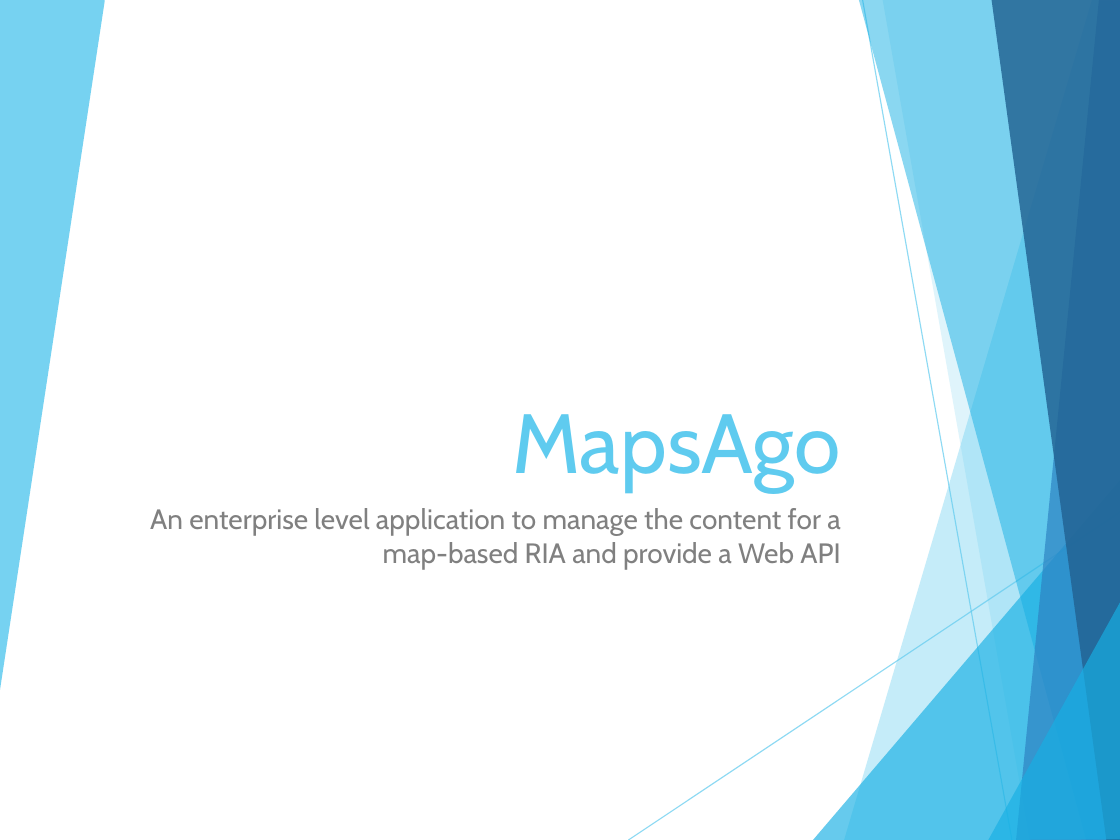
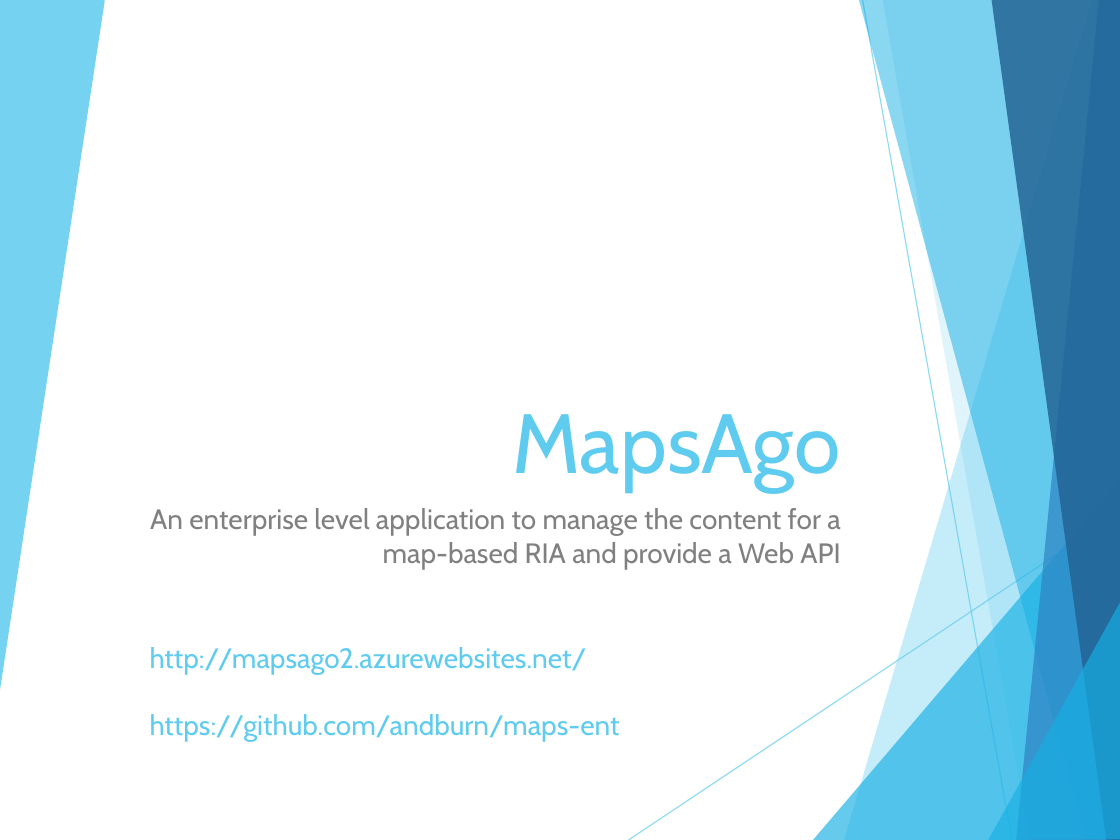
Before and after one commit to andburn-archive/maps-ent, a slide deck: slide 1 of documentation/Mapsago.pptx. Drawn at 1120x840 pixels with LibreOffice and Linux fonts; fonts in the diff are those of the drawing. Boxes give left, top, right and bottom in pixels: in the first picture for what was removed or moved away, otherwise in the second. Text is boxed around its words. In the diff, an @@ line names an element or a change of style, - is before the commit and + after.

```diff
--- a/documentation/Mapsago.pptx
+++ b/documentation/Mapsago.pptx
@@ text added at (150, 647, 620, 741), 18 pt, text #5FCBEF @@
+http://mapsago2.azurewebsites.net/
+https://github.com/andburn/maps-ent
```
Also in this commit, not shown: 3 other slides changed, 4 slides added, 11 other files.
